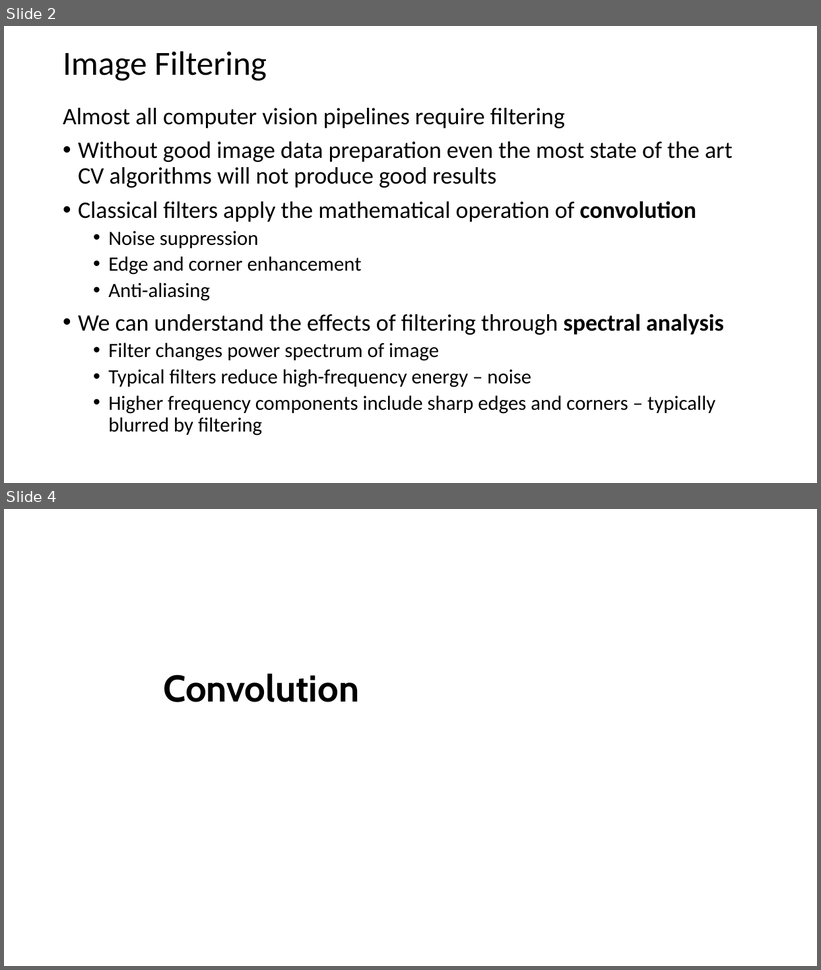
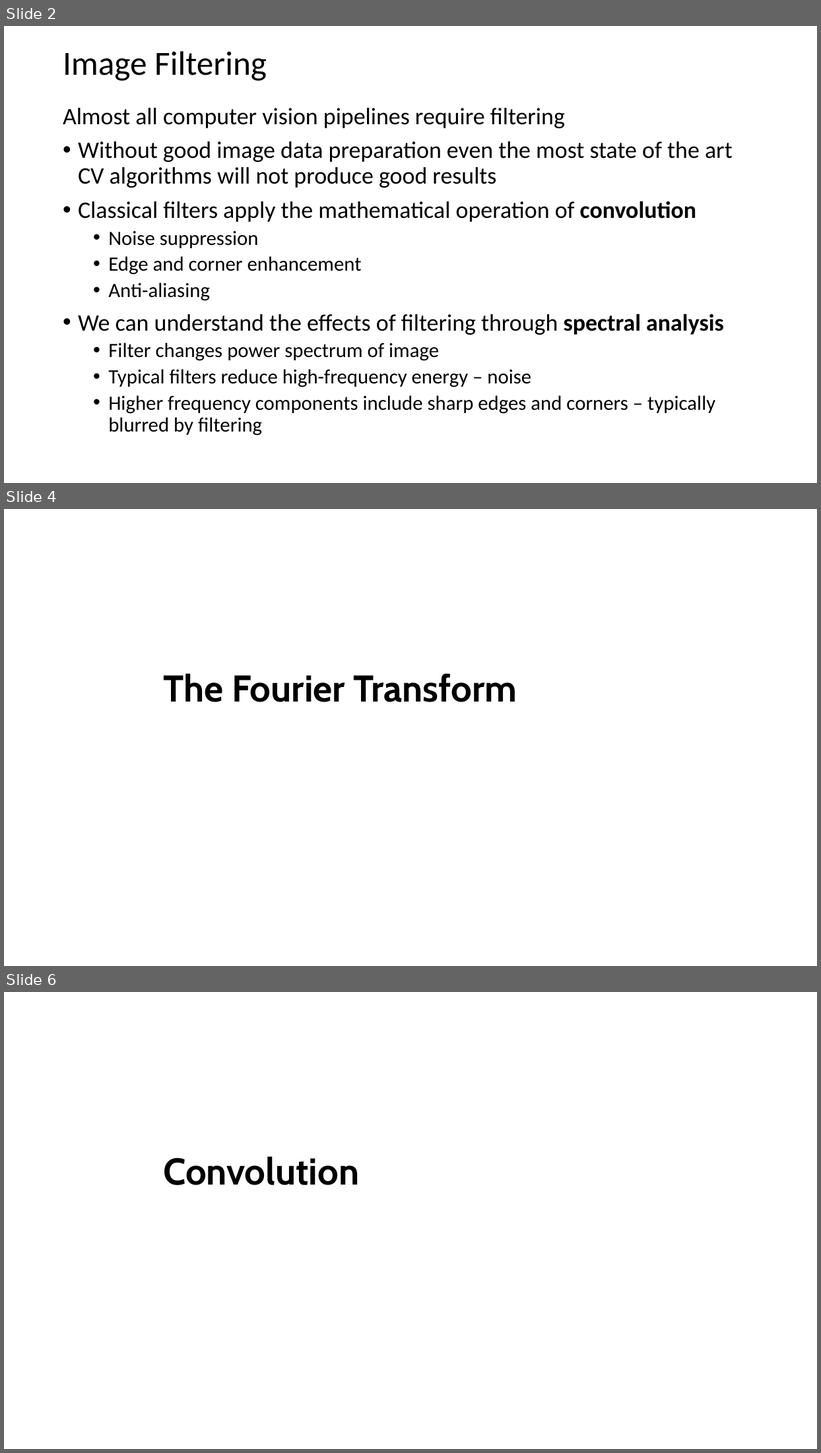
Before and after one commit to StephenElston/CSCI-E25, a slide deck: Slides/2_ConvolutionFilterig.pptx. Shown one above the other, each under a label of ours: slides 2 and 4 before the commit, slides 2, 4 and 6 after it; the slides between them are not shown. The pictures are 821x970 and 821x1453 pixels, drawn with LibreOffice and Linux fonts; fonts in the diff are those of the drawing. Boxes give left, top, right and bottom in pixels: in the first picture for what was removed or moved away, otherwise in the second. Text is boxed around its words. In the diff, an @@ line names an element or a change of style, - is before the commit and + after.

```diff
--- a/Slides/2_ConvolutionFilterig.pptx
+++ b/Slides/2_ConvolutionFilterig.pptx
@@ slide 4 added at [4,509,817,966], background #FFFFFF @@
@@ subtitle added at [163,673,517,702], 44 pt, text #000000, bold @@
+The Fourier Transform
@@ what was slide 4 is now slide 6 @@
```
Also in this commit, not shown: 1 slide changed, 1 other slide added, 1 other file.
